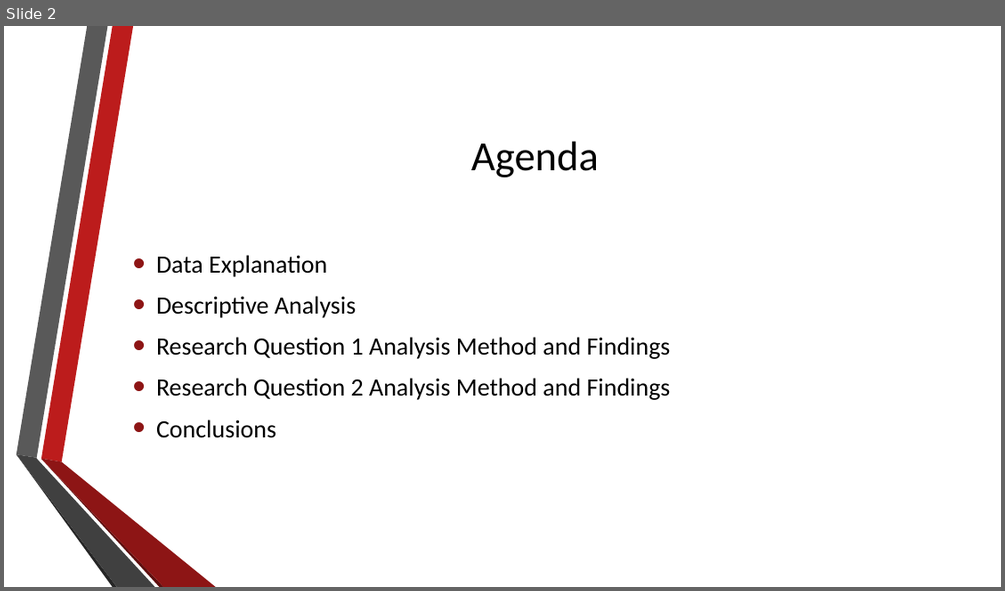
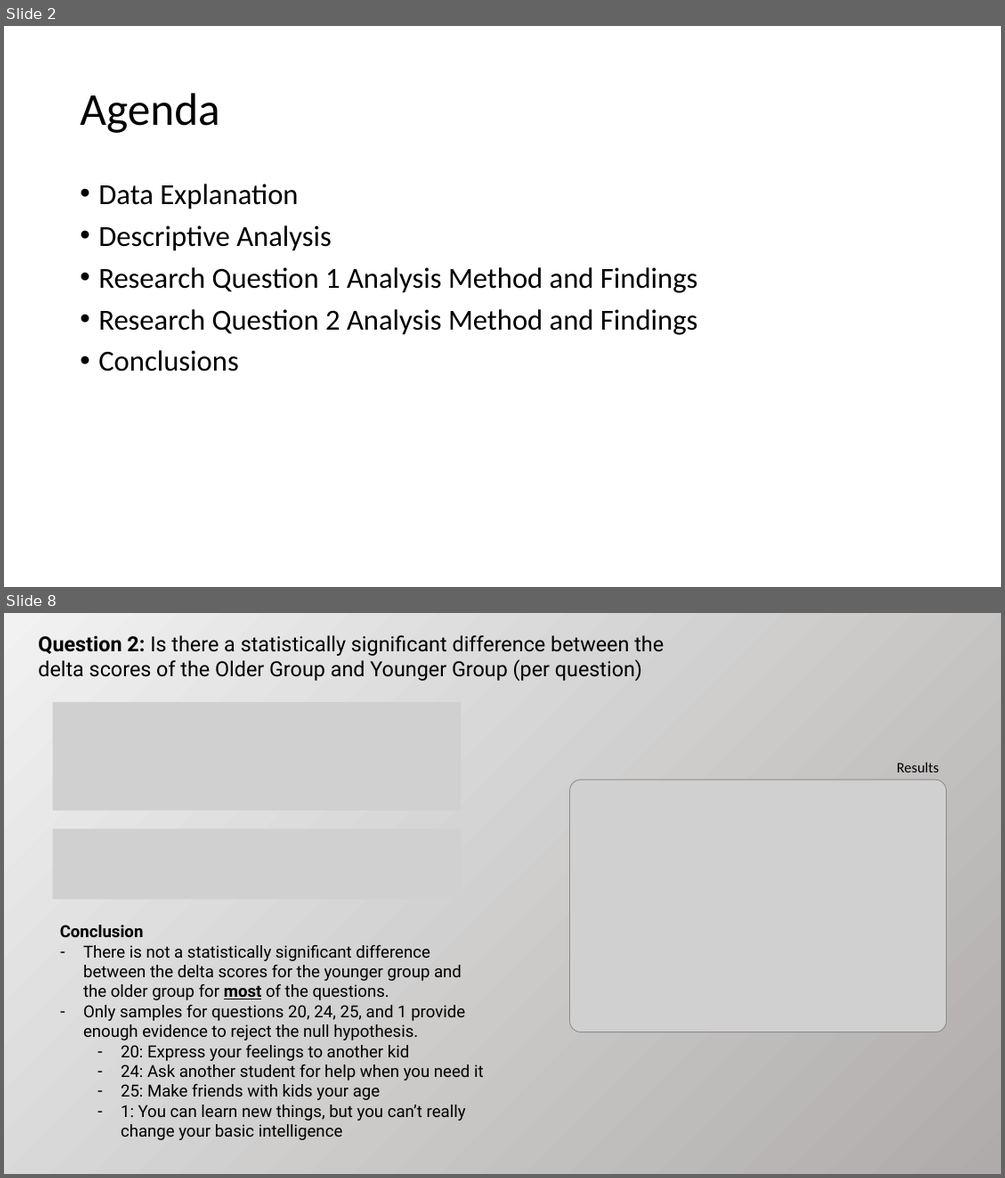
Before and after one commit to josh97ellis/omaha-girls-rock-analysis, a slide deck: deliverables/milestone_2/Final Presentation.pptx. Shown one above the other, each under a label of ours: slide 2 before the commit, slides 2 and 8 after it; the slides between them are not shown. The pictures are 1005x591 and 1005x1178 pixels, drawn with LibreOffice and Linux fonts; fonts in the diff are those of the drawing; grey boxes stand for pictures; background and template pictures are left out. Boxes give left, top, right and bottom in pixels: in the first picture for what was removed or moved away, otherwise in the second. Text is boxed around its words. In the diff, an @@ line names an element or a change of style, - is before the commit and + after.

Commit message:
Finalized Statistical Tests

```diff
--- a/deliverables/milestone_2/Final Presentation.pptx
+++ b/deliverables/milestone_2/Final Presentation.pptx
@@ slide 8 added at [4,613,1001,1174], background gradient #F2F2F2 to #AFABAB @@
@@ text added at [38,635,663,681], 20 pt, text #000000 @@
+Question 2: Is there a statistically significant difference between the delta scores of the Older Group and Younger Group (per question)
@@ picture added at [53,702,461,811] @@
@@ text added at [897,762,938,772], 14 pt, text #000000 @@
+Results
@@ picture added at [570,779,947,1032] @@
@@ picture added at [53,828,461,899] @@
@@ text added at [60,925,484,1140], 16 pt, text #000000 @@
+Conclusion
+– There is not a statistically significant difference between the delta scores for the younger group and the older group for most of the questions.
+– Only samples for questions 20, 24, 25, and 1 provide enough evidence to reject the null hypothesis.
+  – 20: Express your feelings to another kid
+  – 24: Ask another student for help when you need it
+  – 25: Make friends with kids your age
+  – 1: You can learn new things, but you can’t really change your basic intelligence
@@ slide 2 changed as well @@
@@ title "Agenda": place and size @@
-title "Agenda" at [471,141,599,177]
+title "Agenda" at [80,93,219,133]
@@ title "Agenda" at [80,93,219,133]: size 40 to 44 pt; alignment centre to left; line spacing 1 to 0.9 @@
@@ text "Data Explanation": place and size @@
-text "Data Explanation" at [156,255,671,438]
+text "Data Explanation" at [98,184,697,371]
@@ text "Data Explanation" at [98,184,697,371]: size 24 to 28 pt; indent changed; line spacing 1 to 0.9 @@
@@ group removed at [16,26,216,587]: 6 freeform shapes @@
```
Also in this commit, not shown: 5 other slides changed, 6 other slides added, 3 slides removed, 2 other files.
